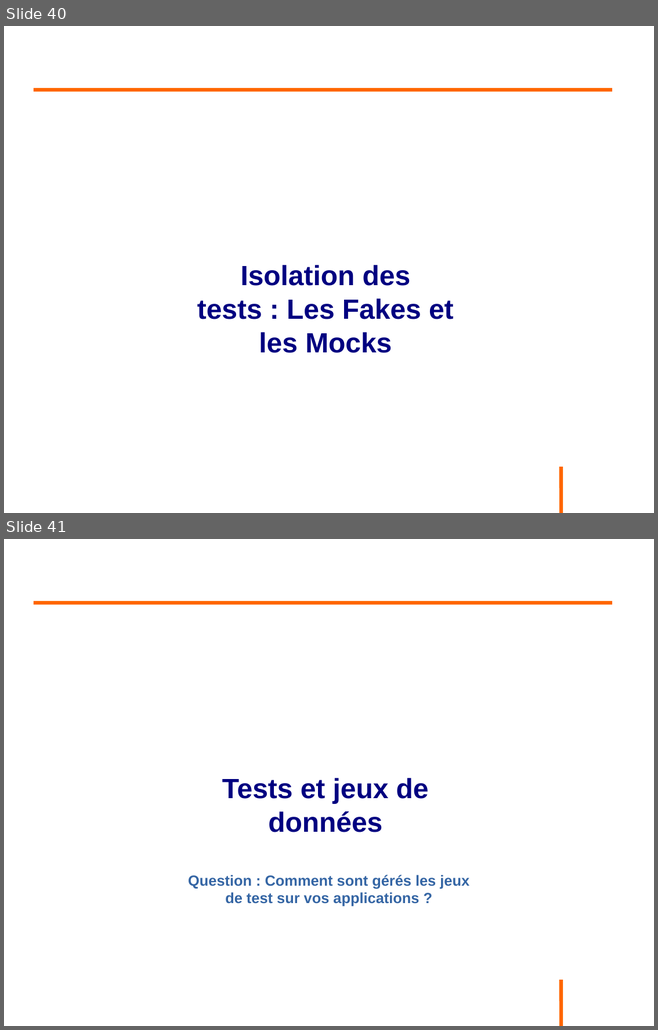
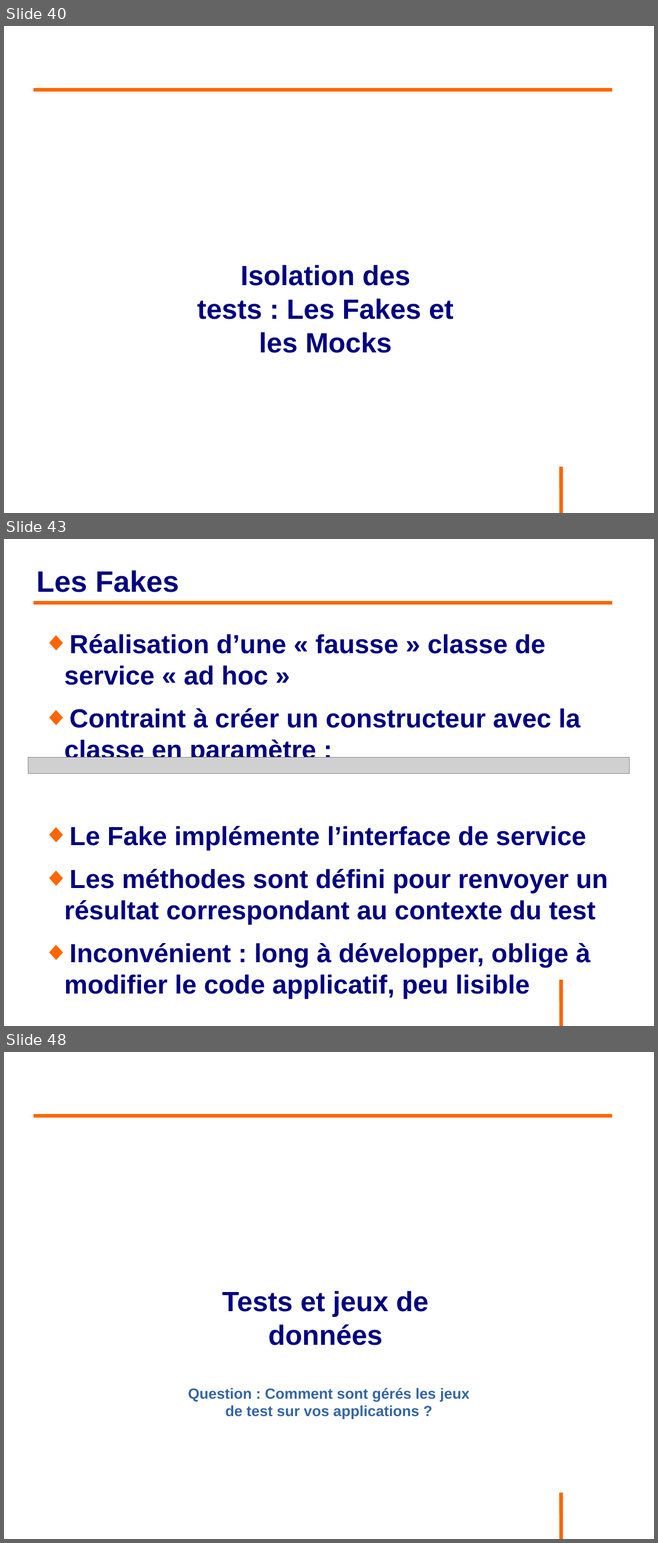
Before and after one commit to philphils/tests-unitaires-et-moins-unitaires, a slide deck: tests-unitaires-cours/nouveauDiapo/diapo_tests_unitaires.odp. Shown one above the other, each under a label of ours: slides 40 and 41 before the commit, slides 40, 43 and 48 after it; the slides between them are not shown. The pictures are 658x1030 and 658x1543 pixels, drawn with LibreOffice and Linux fonts; fonts in the diff are those of the drawing; grey boxes stand for pictures; background and template pictures are left out. Boxes give left, top, right and bottom in pixels: in the first picture for what was removed or moved away, otherwise in the second. Text is boxed around its words. In the diff, an @@ line names an element or a change of style, - is before the commit and + after.

Commit message:
Diapo partie fake mock

```diff
--- a/tests-unitaires-cours/nouveauDiapo/diapo_tests_unitaires.odp
+++ b/tests-unitaires-cours/nouveauDiapo/diapo_tests_unitaires.odp
@@ slide 43 added at [4,539,654,1026], background #FFFFFF; not listed: 1 template element that a slide beside it also shows @@
@@ title added at [36,570,179,592], 36 pt, text #000080, bold @@
+Les Fakes
@@ line added from (34, 603) to (612, 603), #FF6600 4.54 pt @@
@@ text added at [64,634,608,999], 32 pt, text #000080, bold @@
+◆ Réalisation d’une « fausse » classe de service « ad hoc »
+◆ Contraint à créer un constructeur avec la classe en paramètre :
+◆ Le Fake implémente l’interface de service
+◆ Les méthodes sont défini pour renvoyer un résultat correspondant au contexte du test
+◆ Inconvénient : long à développer, oblige à modifier le code applicatif, peu lisible
@@ picture added at [28,757,629,774] @@
@@ what was slide 41 is now slide 48 @@
```
Also in this commit, not shown: 6 other slides added.
